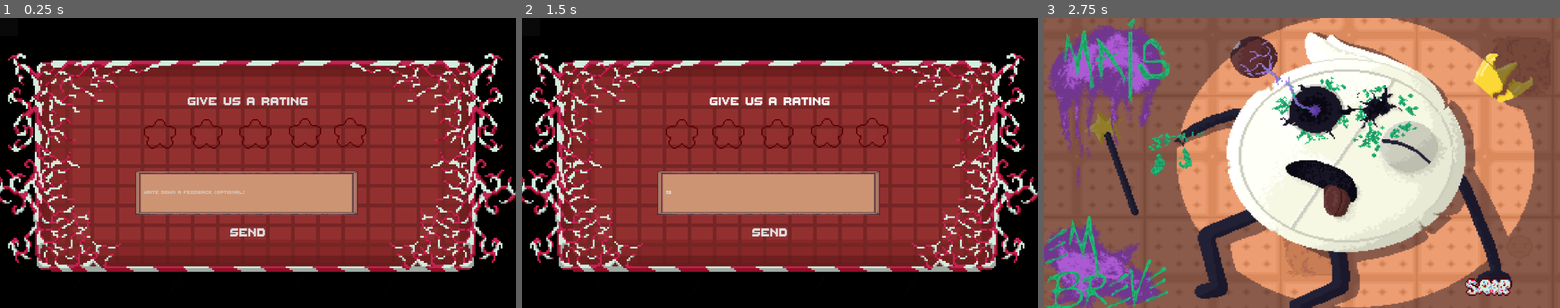
Above: before the commit, frames 1-3 (left to right).
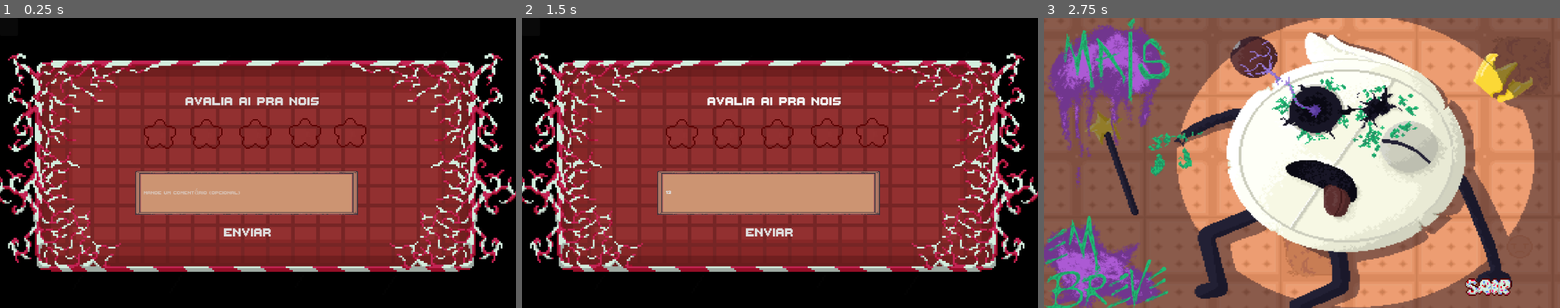
Above: after the commit, the same moments.

Repository: mtab-dev/bulletspeel
Game: Godot game, scene res://scenes/levels/beta_screen.tscn
The game is run twice, just before and just after one commit, with the same random seed, the same clock (stepped at 60 frames per second) and the same inputs. This scene is started directly instead of the project's main scene.
Inputs (mouse positions are in pixels of both pictures, inside the frame that each line leads up to):
- Up to frame 1 (0.25 s): no input
- Up to frame 2 (1.5 s): click (769, 192) at 0.52 s; type "12" at 0.6 s; click "GIVE US A RATING" (after the commit: "AVALIA AI PRA NOIS") at 1.25 s
- Up to frame 3 (2.75 s): click "SEND" (after the commit: "ENVIAR") at 2 s

The runs differ from the first frame. In frame 1, 0.8% of the frame differs, in the area x 27-62%, y 27-76%; in frame 2, 0.7%; in frame 3, nothing differs.

Commit message:
fix: setting the lang in beta screen

Diff:
--- a/scripts/infra/ratingRequest.gd
+++ b/scripts/infra/ratingRequest.gd
@@ -14,7 +14,6 @@
 
 
 func _ready():
-	Global.lang = 'eng'
 	if Global.lang == "port":
 		title.text = "AVALIA AI PRA NOIS"
 		send.text = "ENVIAR"
